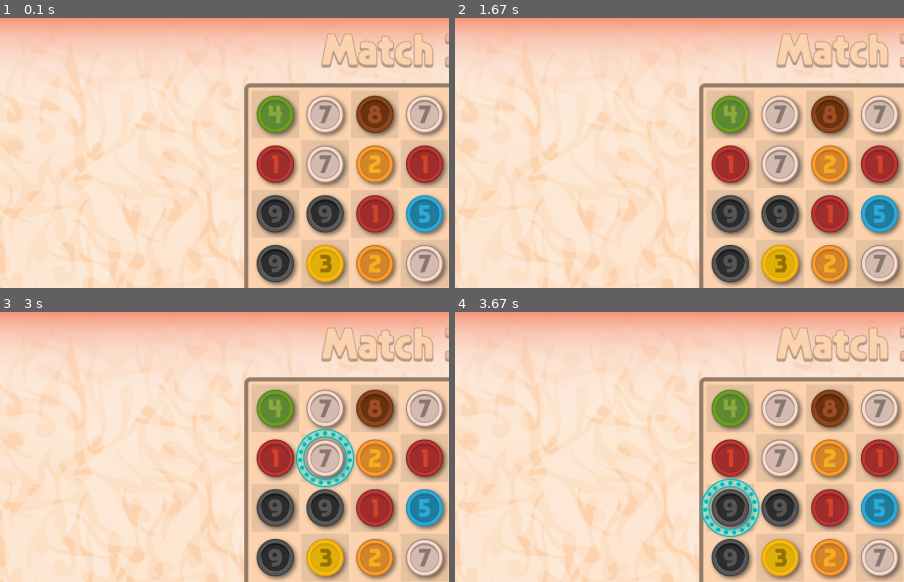
Above: before the commit, frames 1-4 (two rows, left to right).
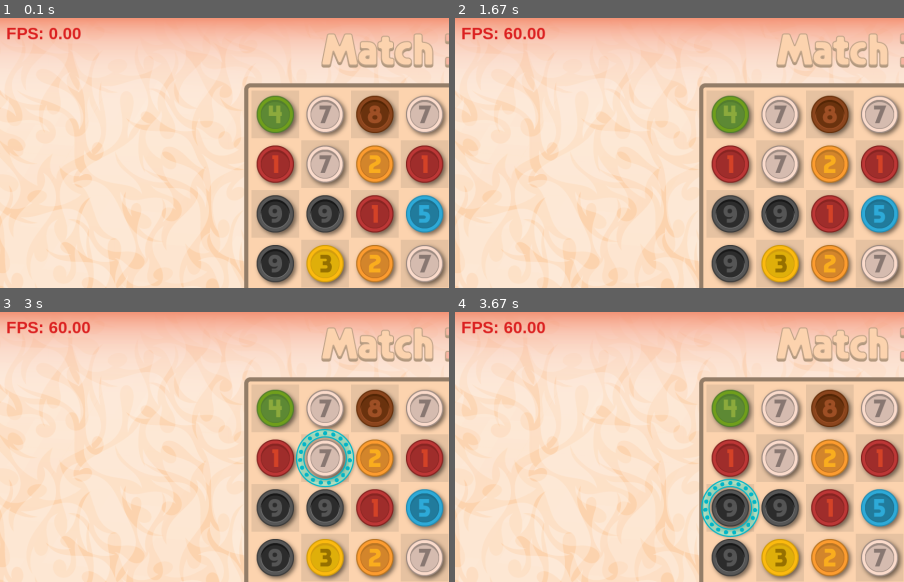
Above: after the commit, the same moments.

Repository: petrnita/Match3-Pygame-W.I.P.
Game: pygame game, started from main.py
Same seed, same stepped clock (60 frames per second), same inputs: the game is played once before the commit and once after it.
Inputs (mouse positions are % of the whole screen's width and height, from its top left):
- Up to frame 1 (0.1 s): no input
- Up to frame 2 (1.67 s): click (50, 50) at 0.38 s; press the mouse at (50, 50) at 0.7 s; move the mouse to (56, 54) at 0.8 s; release the mouse at (62, 59) at 0.93 s; press the mouse at (50, 50) at 1.03 s; move the mouse to (48, 63) at 1.13 s; release the mouse at (45, 76) at 1.27 s; click (51, 61) at 1.42 s
- Up to frame 3 (3 s): click (36, 29) at 1.92 s; click (12, 28) at 2.25 s
- Up to frame 4 (3.67 s): press the mouse at (50, 50) at 3.27 s; move the mouse to (39, 41) at 3.37 s; release the mouse at (28, 32) at 3.5 s; click (86, 73) at 3.65 s
The pictures show only the part of the screen within x 0-50%, y 0-50%; the shares and areas given below are measured in that part.

The runs differ from the first frame. In frame 1, 0.4% of the frame differs, in the area x 1-19%, y 3-9%; in frame 2, 0.4%, in the area x 1-21%, y 3-9%; in frame 3, 0.4%; in frame 4, 0.4%.

Commit message:
modified:   consts.py 	new file:   debug.py 	modified:   game_assets.py 	modified:   gem_select.py 	modified:   main.py 	modified:   match.py 	deleted:    screen_data.py 	new file:   screen_manager.py 	modified:   sprites.py

Diff:
--- a/consts.py
+++ b/consts.py
@@ -24,17 +24,6 @@
         self.SKIN_MEDIUM = '#e8c4a3'
 
 
-class Screen_Props():
-    def __init__(self):
-        self.WIDTH = None
-        self.HEIGHT = None
-        self.TILE_SIZE = None
-        self.LEFT = None
-        self.RIGHT = None
-        self.TOP = None
-        self.BOTTOM = None
-
-
 class Game_Props():
     def __init__(self):
         self.BOARD_SIZE = None
@@ -55,20 +44,6 @@
 TXT.NO_MORE_MOVES = pygame.image.load('gfx/no_more_moves.png')
 TXT.PRESS_ANY_KEY = pygame.image.load('gfx/press_any_key.png')
 
-SCREEN = Screen_Props()
-SCREEN.WIDTH = 1734
-SCREEN.HEIGHT = 1044
-SCREEN.TILE_SIZE = vec(96, 96)
-
-BACKGROUND = pygame.image.load('gfx/back.png')
-
-BOARD = Properities()
-BOARD.IMAGE = pygame.image.load('gfx/board.png')
-BOARD.SIZE = vec(BOARD.IMAGE.get_width(), BOARD.IMAGE.get_height())
-SCREEN.LEFT = SCREEN.RIGHT = (BACKGROUND.get_width() - BOARD.SIZE.x) // 2
-SCREEN.TOP = SCREEN.BOTTOM = (BACKGROUND.get_height() - BOARD.SIZE.y) // 2
-BOARD.OFFSET = vec(SCREEN.LEFT, SCREEN.TOP)
-
 GAME = Game_Props()
 GAME.BOARD_SIZE = vec(8, 8)
 GAME.NUMBER_OF_GEMS = 9
@@ -83,7 +58,7 @@
 SELECT.IMAGE = pygame.image.load('gfx/select_anim.png')
 SELECT.SIZE = vec(128, 128)
 SELECT.ANIM = ImageSheet(SELECT.IMAGE, SELECT.SIZE)
-SELECT.OFFSET = vec(-16, -16) + BOARD.OFFSET
+SELECT.OFFSET = vec(-16, -16)
 SELECT.SPEED = 32
 SELECT.LOOP = True
 
@@ -91,7 +66,7 @@
 KILL_GEM.IMAGE = pygame.image.load('gfx/kill_gem.png')
 KILL_GEM.SIZE = vec(96, 96)
 KILL_GEM.ANIM = ImageSheet(KILL_GEM.IMAGE, KILL_GEM.SIZE)
-KILL_GEM.OFFSET = BOARD.OFFSET
+KILL_GEM.OFFSET = vec()
 KILL_GEM.SPEED = 32
 KILL_GEM.LOOP = False
 
--- /dev/null
+++ b/debug.py
@@ -0,0 +1,22 @@
+import pygame
+from pygame import Surface
+from pygame.sprite import Rect, Sprite, Group
+from pygame.math import Vector2 as vec
+from pygame.font import SysFont
+
+pygame.font.init()
+
+FPS_FONT = SysFont('Arial', 32, True)
+
+class Show_Text(Sprite):
+    def __init__(self, group: Group, text: str, pos: vec):
+        super().__init__(group)
+        self._text: str = text
+        self._pos: vec = pos
+        self._color = '#dd2222'
+        self.image: Surface = FPS_FONT.render(self._text, True, self._color)
+        self.rect: Rect = self.image.get_rect(topleft = self._pos)
+
+    def update(self, text: str):
+        self.image = FPS_FONT.render(text, True, self._color)
+        self.rect = self.image.get_rect(topleft = self._pos)
--- a/game_assets.py
+++ b/game_assets.py
@@ -1,10 +1,10 @@
-from consts import COLORS, SND_SWAP_BACK, GEMS, BOARD, SCREEN, GAME, SWAP_DIRS
+from consts import COLORS, SND_SWAP_BACK, GEMS, GAME, SWAP_DIRS
 import pygame
 from pygame import Rect, Surface
 from pygame.sprite import Sprite, Group, GroupSingle
 from pygame.math import Vector2 as vec
 from random import choice
-from screen_data import ScreenLayout
+from screen_manager import Screen_Manager
 from graphic import ImageSheet
 from gem_select import Select_Gem
 from swap_gem import Swap_Gem
@@ -22,7 +22,7 @@
         super().__init__(group)
         self._gems_img: ImageSheet = gems_img
         self._board_manager = board_manager
-        self._size: vec = SCREEN.TILE_SIZE
+        self._size: vec = self._board_manager.screen_manager.properities.tile_size
         self._offset: vec = GEMS.OFFSET
         self._bpos: BoardPosition = BoardPosition(pos, self._size, self._offset)
         self._new_bpos: BoardPosition = BoardPosition(pos, self._size, self._offset)
@@ -171,14 +171,14 @@
 
 
 class Board_Manager():
-    def __init__(self, gems_group: Group, screen_layout: ScreenLayout):
+    def __init__(self, gems_group: Group, screen_manager: Screen_Manager):
         self._gems_group: Group = gems_group
-        self._screen_layout: ScreenLayout = screen_layout
+        self._screen_manager: Screen_Manager = screen_manager
         self._board: Create_Board = Create_Board(self,
                                                  self._gems_group,
                                                  ImageSheet(GEMS.IMAGE, GEMS.SIZE),
                                                  GAME.NUMBER_OF_GEMS)
-        self._select_gem: Select_Gem = Select_Gem()
+        self._select_gem: Select_Gem = Select_Gem(self._screen_manager)
         self._swapdir_group: GroupSingle = GroupSingle()
         self._pointer_group: GroupSingle = GroupSingle()
         self._anim_group: Group = Group()
@@ -189,6 +189,10 @@
         self._gems_ready = False
 
     @property
+    def screen_manager(self):
+        return self._screen_manager
+
+    @property
     def board(self) -> Create_Board:
         return self._board
 
@@ -218,7 +222,7 @@
 
         gem: Gem = None
         for _gem in self._gems_group:
-            if _gem.rect.collidepoint(*(pygame.mouse.get_pos() - BOARD.OFFSET)):
+            if _gem.rect.collidepoint(*(pygame.mouse.get_pos() - self._screen_manager.board_offset)):
                 gem = _gem
 
         for event in events:
@@ -241,8 +245,9 @@
                         self._overs.append(gem)
                     if self._select_gem.selected_gem1 and self._select_gem.is_neighbor(gem):
                         Swap_Dirs(self._swapdir_group,
+                                    self._screen_manager,
                                     self._select_gem.selected_gem1.bpos,
-                                    SWAP_DIRS.OFFSET+BOARD.OFFSET,
+                                    SWAP_DIRS.OFFSET+self._screen_manager.board_offset,
                                     vec(gem.bpos.pos - self._select_gem.selected_gem1.bpos.pos))
                     else:
                         self._swapdir_group.empty()
@@ -268,9 +273,9 @@
 
         self._select_gem.select_group.update(dt)
         self._anim_group.update(dt)
-        self._select_gem.select_group.draw(self._screen_layout.top_screen)
-        self._swapdir_group.draw(self._screen_layout._top_screen)
-        self._anim_group.draw(self._screen_layout._top_screen)
+        self._select_gem.select_group.draw(self._screen_manager.screens.Top)
+        self._swapdir_group.draw(self._screen_manager.screens.Top)
+        self._anim_group.draw(self._screen_manager.screens.Anim)
 
         if self._select_gem.ready_to_swap:
             self._select_gem.ready_to_swap = False
--- a/gem_select.py
+++ b/gem_select.py
@@ -2,11 +2,13 @@
 from pygame.math import Vector2 as vec
 from consts import SELECT
 from sprites import Animation
+from screen_manager import Screen_Manager
 
 class Select_Gem():
-    def __init__(self):
+    def __init__(self, screen_manager: Screen_Manager):
         from game_assets import Gem
         self._select_group: GroupSingle = GroupSingle()
+        self._screen_manager: Screen_Manager = screen_manager
         self._selected_gem1: Gem = None
         self._selected_gem2: Gem = None
         self._ready_to_swap: bool =  False
@@ -60,7 +62,7 @@
 
     def _select(self):
         Animation(self._select_group, self._selected_gem1.bpos.gfx_pos,
-                  SELECT.ANIM, SELECT.SPEED, SELECT.OFFSET, SELECT.LOOP)
+                  SELECT.ANIM, SELECT.SPEED, SELECT.OFFSET+self._screen_manager.board_offset, SELECT.LOOP)
 
     def _unselect(self):
         self._select_group.empty()
--- a/main.py
+++ b/main.py
@@ -1,53 +1,49 @@
-from consts import TXT, BACKGROUND, COLORS, BOARD, SCREEN
+from consts import TXT
 import pygame, sys
+from pygame.sprite import Group
 from pygame.math import Vector2 as vec
-from screen_data import ScreenLayout
+from screen_manager import Screen_Manager
 from game_assets import Board_Manager
 from check_matching import Check_Matching
 from sprites import Fade_In
 from sprites import Text_Sprite
+from debug import Show_Text
 
 
 class GameManager():
 
     def __init__(self):
-        self.screen_layout: ScreenLayout = ScreenLayout()
+        self.screen_manager: Screen_Manager = Screen_Manager()
         self.clock = pygame.time.Clock()
-        self.gems_group = pygame.sprite.Group()
-        self.fade_group = pygame.sprite.Group()
-        self.text_group = pygame.sprite.Group()
-        self.board_manager = Board_Manager(self.gems_group, self.screen_layout)
+        self.gems_group: Group = Group()
+        self.fade_group: Group = Group()
+        self.text_group: Group = Group()
+        self.board_manager = Board_Manager(self.gems_group, self.screen_manager)
         self.check_board = pygame.USEREVENT + 1
         pygame.time.set_timer(self.check_board, 3000)
         self.game_status = 'start'
-
-    def paint_screen(self):
-        self.screen_layout.screen.blit(BACKGROUND, (0, 0))
-        self.screen_layout.top_screen.fill(COLORS.TRANSPARENT)
-        self.screen_layout.gems_screen.fill(COLORS.TRANSPARENT)
+        self.debug_group: Group = Group()
+        self.debug_fps = Show_Text(self.debug_group, '', vec(12, 12))
 
     def update(self, events, dt):
         self.board_manager.update(events, dt, self.game_status)
         self.fade_group.update(dt)
         self.text_group.update(dt)
 
+        self.debug_group.update(f'FPS: {self.clock.get_fps():.2f}')
+
     def draw(self):
-        self.gems_group.draw(self.screen_layout.gems_screen)
-        self.board_manager.anim_group.draw(self.screen_layout.screen)
-        self.screen_layout.screen.blit(self.screen_layout.board_screen, BOARD.OFFSET)
-        self.screen_layout.screen.blit(self.screen_layout.gems_screen, BOARD.OFFSET)
-        self.fade_group.draw(self.screen_layout.top_screen)
-        self.text_group.draw(self.screen_layout.top_screen)
-        self.screen_layout.screen.blit(self.screen_layout.top_screen, (0, 0))
+        self.gems_group.draw(self.screen_manager.screens.Gems)
+        self.fade_group.draw(self.screen_manager.screens.Top)
+        self.text_group.draw(self.screen_manager.screens.Top)
 
-        pygame.display.flip()
+        self.debug_group.draw(self.screen_manager.screens.Main)
 
     def main_loop(self):
         run: bool = True
         while run:
 
             dt = self.clock.tick(60) / 1000
-
 
             events = [event for event in pygame.event.get()]
             for event in events:
@@ -65,15 +61,24 @@
                             if not Check_Matching.check(self.board_manager.board.gems):
                                 self.game_status = 'game_over'
                                 Fade_In(self.fade_group, 2)
-                                Text_Sprite(self.text_group, vec(SCREEN.WIDTH//2, SCREEN.HEIGHT//2-32), TXT.NO_MORE_MOVES)
-                                Text_Sprite(self.text_group, vec(SCREEN.WIDTH//2, SCREEN.HEIGHT//2+32), TXT.PRESS_ANY_KEY, 24)
+                                Text_Sprite(self.text_group,
+                                            vec(self.screen_manager.screens.Main.get_width()//2,
+                                                self.screen_manager.screens.Main.get_height()//2-32),
+                                                TXT.NO_MORE_MOVES)
+                                Text_Sprite(self.text_group,
+                                            vec(self.screen_manager.screens.Main.get_width()//2,
+                                                self.screen_manager.screens.Main.get_height()//2+32),
+                                                TXT.PRESS_ANY_KEY,
+                                                24)
 
 
-            self.paint_screen()
+            self.screen_manager.paint_screen()
 
             self.update(events, dt)
 
             self.draw()
+
+            self.screen_manager.draw()
 
 
 if __name__ == '__main__':
--- a/match.py
+++ b/match.py
@@ -61,7 +61,7 @@
                     lst_new_gems.append(new_gem)
                     new_gems[str(int(same.bpos.pos.x))] -= 1
                     Animation(self._board_manager.anim_group, same.bpos.gfx_pos,
-                                KILL_GEM.ANIM, KILL_GEM.SPEED, KILL_GEM.OFFSET, KILL_GEM.LOOP)
+                                KILL_GEM.ANIM, KILL_GEM.SPEED, KILL_GEM.OFFSET+self._board_manager.screen_manager.board_offset, KILL_GEM.LOOP)
                     same.kill()
                     self._board_manager.board.gems[int(same.bpos.pos.x)][int(same.bpos.pos.y)] = None
                 ret = True
--- a/screen_data.py
+++ /dev/null
@@ -1,29 +0,0 @@
-import pygame
-from pygame import Surface
-from consts import SCREEN, BOARD
-
-
-class ScreenLayout():
-    def __init__(self):
-        self._screen = pygame.display.set_mode((SCREEN.WIDTH, SCREEN.HEIGHT))
-        pygame.display.set_caption('Match-3 game tutorial 2026 > Petr Nita <')
-        self._top_screen: Surface = self._screen.copy().convert_alpha()
-        self._board_screen: Surface = Surface((BOARD.SIZE.x, BOARD.SIZE.y), pygame.SRCALPHA)
-        self._board_screen.blit(BOARD.IMAGE, (0, 0))
-        self._gems_screen: Surface = self._board_screen.copy().convert_alpha()
-
-    @property
-    def screen(self) -> Surface:
-        return self._screen
-
-    @property
-    def board_screen(self) -> Surface:
-        return self._board_screen
-
-    @property
-    def top_screen(self) -> Surface:
-        return self._top_screen
-
-    @property
-    def gems_screen(self) -> Surface:
-        return self._gems_screen
--- /dev/null
+++ b/screen_manager.py
@@ -0,0 +1,60 @@
+import pygame
+from pygame import Surface
+from pygame.math import Vector2 as vec
+from consts import COLORS
+
+class Screen_Props():
+    def __init__(self):
+        self.width: int = None
+        self.height: int = None
+        self.tile_size: vec = None
+        self.left: int = None
+        self.right: int = None
+        self.top: int = None
+        self.bottom: int = None
+
+
+class Screen_Layers():
+    def __init__(self):
+        self.Main: Surface = None
+        self.Board: Surface = None
+        self.Gems: Surface = None
+        self.Anim: Surface = None
+        self.Top: Surface = None
+
+
+class Screen_Manager():
+    def __init__(self):
+        self.screens = Screen_Layers()
+        self.properities = Screen_Props()
+        self.properities.width = 1734
+        self.properities.height = 1044
+        self.properities.tile_size = vec(96, 96)
+        self.background: Surface = pygame.image.load('gfx/back.png')
+        self.screens.Main = pygame.display.set_mode((self.properities.width, self.properities.height))
+        pygame.display.set_caption('Match-3 game tutorial 2026 > Petr Nita <')
+        self.screens.Anim = self.screens.Main.copy().convert_alpha()
+        self.screens.Top = self.screens.Main.copy().convert_alpha()
+        self.board_image: Surface = pygame.image.load('gfx/board.png')
+        self.board_size: vec = vec(self.board_image.get_width(), self.board_image.get_height())
+        self.properities.left = self.properities.right = (self.background.get_width() - self.board_size.x) // 2
+        self.properities.top = self.properities.bottom = (self.background.get_height() - self.board_size.y) // 2
+        self.board_offset: vec = vec(self.properities.left, self.properities.top)
+        self.screens.Board = Surface((self.board_size.x, self.board_size.y), pygame.SRCALPHA)
+        self.screens.Board.blit(self.board_image, (0, 0))
+        self.screens.Gems = self.screens.Board.copy().convert_alpha()
+
+    def paint_screen(self):
+        self.screens.Main.blit(self.background, (0, 0))
+        self.screens.Gems.fill(COLORS.TRANSPARENT)
+        self.screens.Anim.fill(COLORS.TRANSPARENT)
+        self.screens.Top.fill(COLORS.TRANSPARENT)
+
+
+    def draw(self):
+        self.screens.Main.blit(self.screens.Board, self.board_offset)
+        self.screens.Main.blit(self.screens.Gems, self.board_offset)
+        self.screens.Main.blit(self.screens.Anim, (0, 0))
+        self.screens.Main.blit(self.screens.Top, (0, 0))
+
+        pygame.display.flip()
--- a/sprites.py
+++ b/sprites.py
@@ -2,9 +2,10 @@
 from pygame import Rect, Surface
 from pygame.sprite import Group, GroupSingle, Sprite
 from pygame.math import Vector2 as vec
-from consts import SCREEN, SWAP_DIRS, BOARD, COLORS
+from consts import SWAP_DIRS, COLORS
 from graphic import ImageSheet
 from resources import BoardPosition
+from screen_manager import Screen_Manager
 
 
 class Animation(Sprite):
@@ -38,11 +39,13 @@
 class Swap_Dirs(Sprite):
     img = SWAP_DIRS.IMAGE
     def __init__(self, group: GroupSingle,
+                 screen_manager: Screen_Manager,
                  pos: BoardPosition,
                  offset: vec,
                  direction: vec):
         super().__init__(group)
-        self._gfx: vec = SCREEN.TILE_SIZE
+        self._screen_manager: Screen_Manager = screen_manager
+        self._gfx: vec = self._screen_manager.properities.tile_size
         self._offset: vec = offset
         self._pos: BoardPosition = pos
         self._direction: vec = direction
@@ -81,13 +84,14 @@
 
 
 class Fade_In(Sprite):
-    def __init__(self, group: Group, speed: int):
+    def __init__(self, group: Group, screen_manager: Screen_Manager, speed: int):
         super().__init__(group)
         self._alpha = 0
         self._speed: int = speed
-        self.image: Surface = Surface((BOARD.SIZE.x, BOARD.SIZE.y), pygame.SRCALPHA)
+        self._screen_manager: Screen_Manager = screen_manager
+        self.image: Surface = Surface((self._screen_manager.board_size.x, self._screen_manager.board_size.y), pygame.SRCALPHA)
         pygame.draw.rect(self.image, COLORS.SKIN_MEDIUM, self.image.get_rect())
-        self.rect = self.image.get_rect(topleft = BOARD.OFFSET)
+        self.rect = self.image.get_rect(topleft = self._screen_manager.board_offset)
         self.image.set_alpha(self._alpha)
 
     def update(self, dt):
